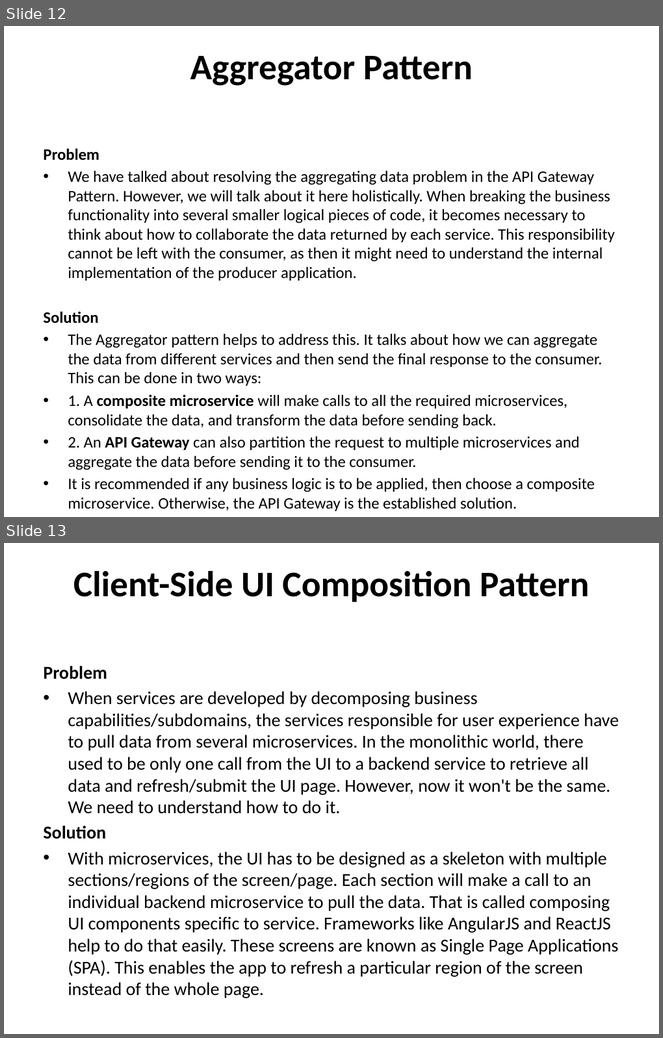
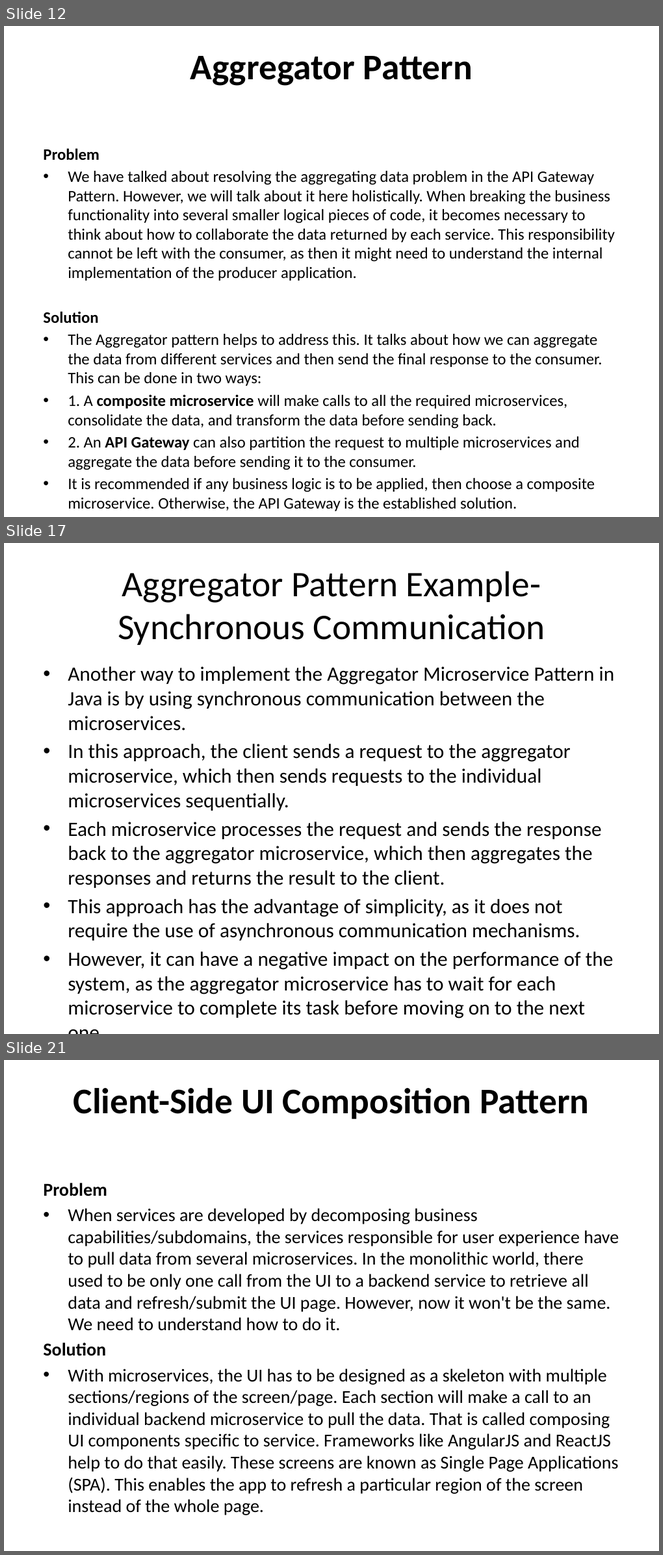
Before and after one commit to techelly/cloudthatmicroservies, a slide deck: Micro services Design Pattern.pptx. Shown one above the other, each under a label of ours: slides 12 and 13 before the commit, slides 12, 17 and 21 after it; the slides between them are not shown. The pictures are 663x1038 and 663x1555 pixels, drawn with LibreOffice and Linux fonts; fonts in the diff are those of the drawing. Boxes give left, top, right and bottom in pixels: in the first picture for what was removed or moved away, otherwise in the second. Text is boxed around its words. In the diff, an @@ line names an element or a change of style, - is before the commit and + after.

Commit message:
Async Non Blocking Microservice service example

```diff
--- a/Micro services Design Pattern.pptx
+++ b/Micro services Design Pattern.pptx
@@ slide 17 added at box(4, 543, 659, 1034), background #FFFFFF @@
@@ title added at box(118, 571, 545, 645), 39.6 pt, text #000000 @@
+Aggregator Pattern Example-Synchronous Communication
@@ text added at box(68, 667, 615, 1019), 22.4 pt, text #000000 @@
+• Another way to implement the Aggregator Microservice Pattern in Java is by using synchronous communication between the microservices.
+• In this approach, the client sends a request to the aggregator microservice, which then sends requests to the individual microservices sequentially.
+• Each microservice processes the request and sends the response back to the aggregator microservice, which then aggregates the responses and returns the result to the client.
+• This approach has the advantage of simplicity, as it does not require the use of asynchronous communication mechanisms.
+• However, it can have a negative impact on the performance of the system, as the aggregator microservice has to wait for each microservice to complete its task before moving on to the next one.
@@ what was slide 13 is now slide 21 @@
```
Also in this commit, not shown: 7 other slides added, 2 other files.
